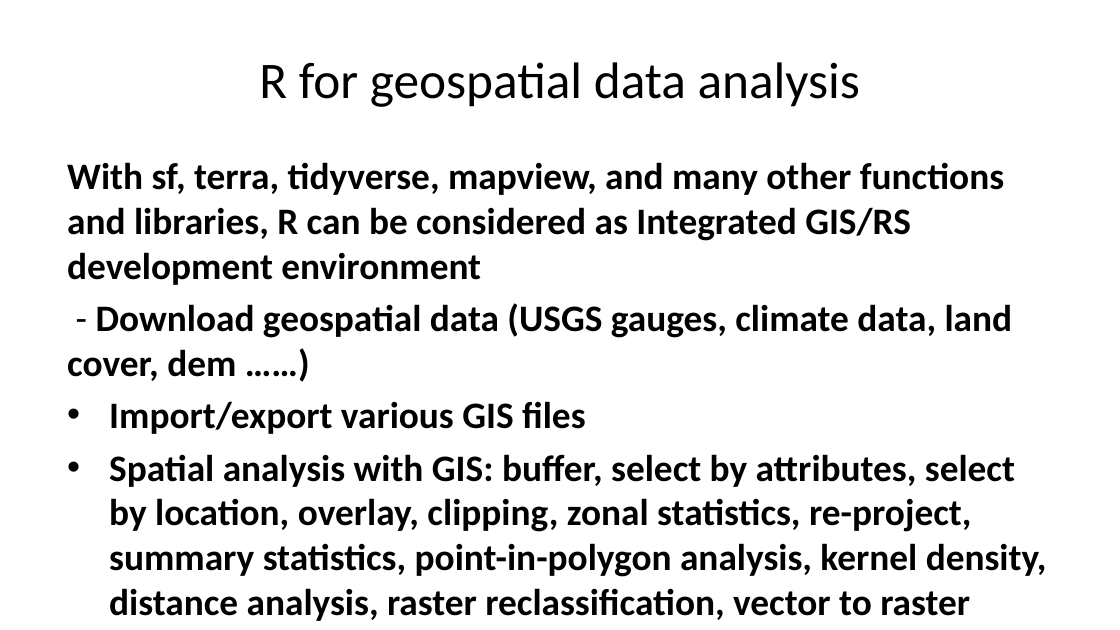
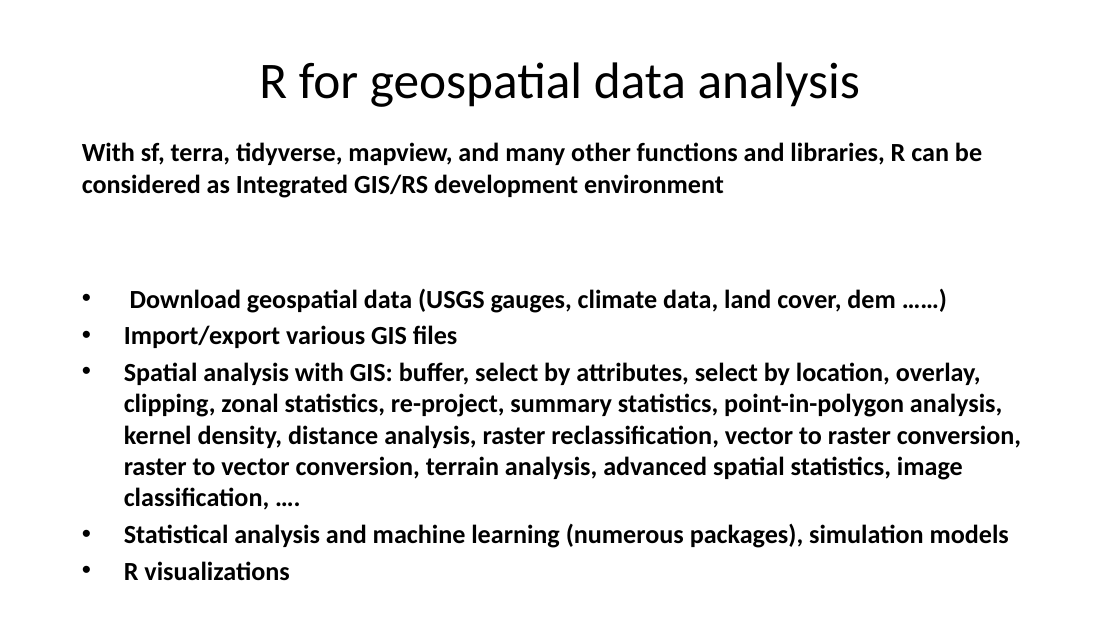
Before and after one commit to yangshao2/Geog4254-5254G, a slide deck: slide 24 of week1/Intro.pptx. Drawn at 1120x630 pixels with LibreOffice and Linux fonts; fonts in the diff are those of the drawing. Boxes give left, top, right and bottom in pixels: in the first picture for what was removed or moved away, otherwise in the second. Text is boxed around its words. In the diff, an @@ line names an element or a change of style, - is before the commit and + after.

```diff
--- a/week1/Intro.pptx
+++ b/week1/Intro.pptx
@@ text "With sf, terra, tidyverse, mapview, ...": place and size @@
-text "With sf, terra, tidyverse, mapview, ..." at [67, 162, 1047, 621]
+text "With sf, terra, tidyverse, mapview, ..." at [82, 142, 1021, 548]
@@ text at [82, 142, 1021, 548]: size 24 to 16.8 pt in "With sf, terra, tidyverse, mapview, and many ...", "Import/export various GIS files", "Spatial analysis with GIS: buffer, select by ...", "Statistical analysis and machine learning (numerous packages ..." and 1 more places; less space between paragraphs @@
@@ text at [130, 289, 895, 313]: text changed; size 24 to 16.8 pt @@
-- Download geospatial data (USGS gauges, climate data, land cover, dem ……)
+• Download geospatial data (USGS gauges, climate data, land cover, dem ……)
```
Also in this commit, not shown: 4 other slides changed, 24 other files.
